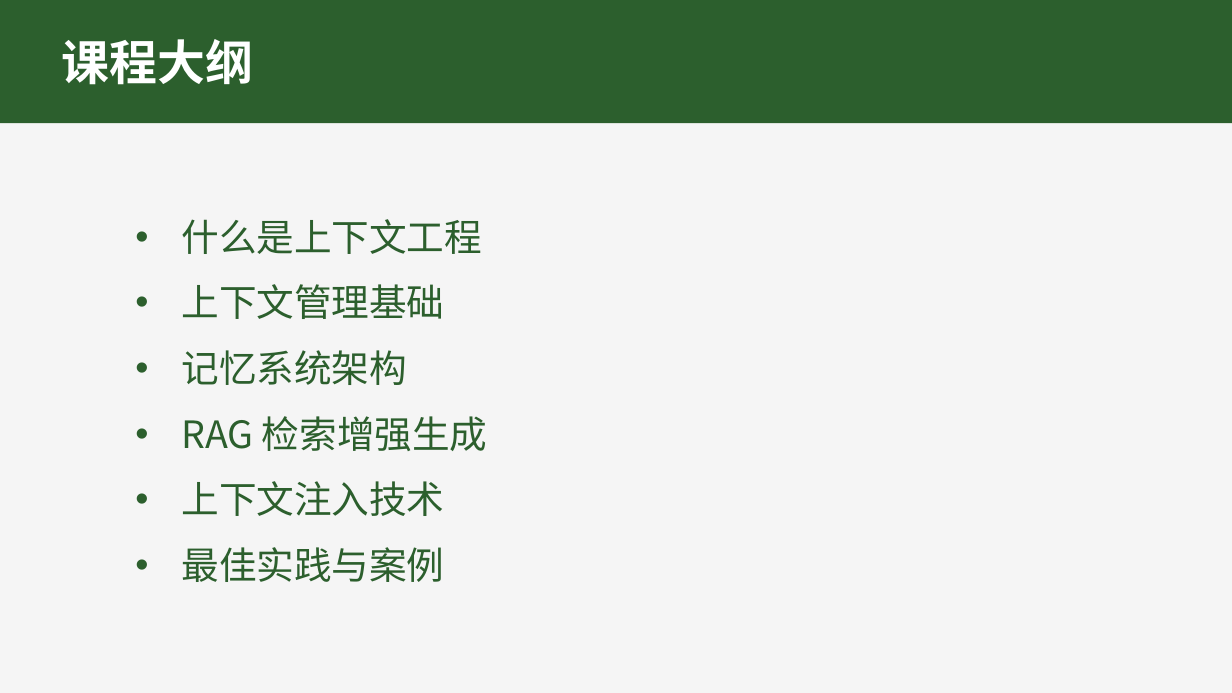
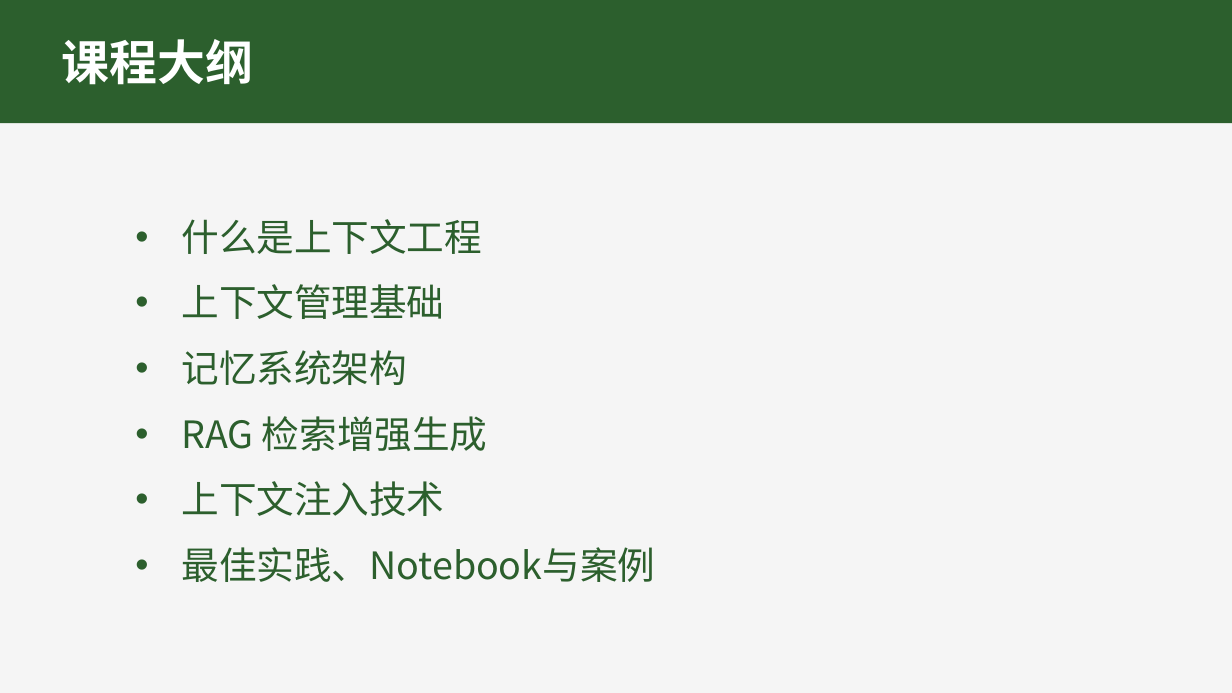
Before and after one commit to AngusFan-GH/prompt-engineering-course, a slide deck: slide 2 of context-engineering-course/docs/上下文工程.pptx. Drawn at 1232x693 pixels with LibreOffice and Linux fonts; fonts in the diff are those of the drawing. Boxes give left, top, right and bottom in pixels: in the first picture for what was removed or moved away, otherwise in the second. Text is boxed around its words. In the diff, an @@ line names an element or a change of style, - is before the commit and + after.

```diff
--- a/context-engineering-course/docs/上下文工程.pptx
+++ b/context-engineering-course/docs/上下文工程.pptx
@@ text at [182, 547, 656, 582]: text changed @@
-• 最佳实践与案例
+• 最佳实践、Notebook与案例
```
Also in this commit, not shown: 1 other slide changed, 22 other files.
